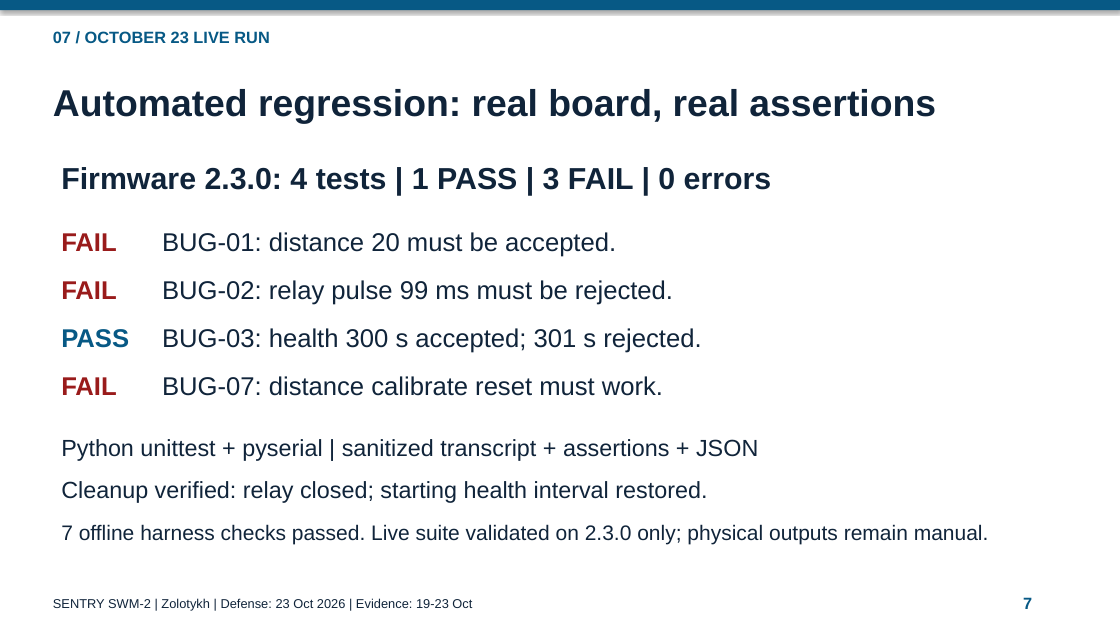
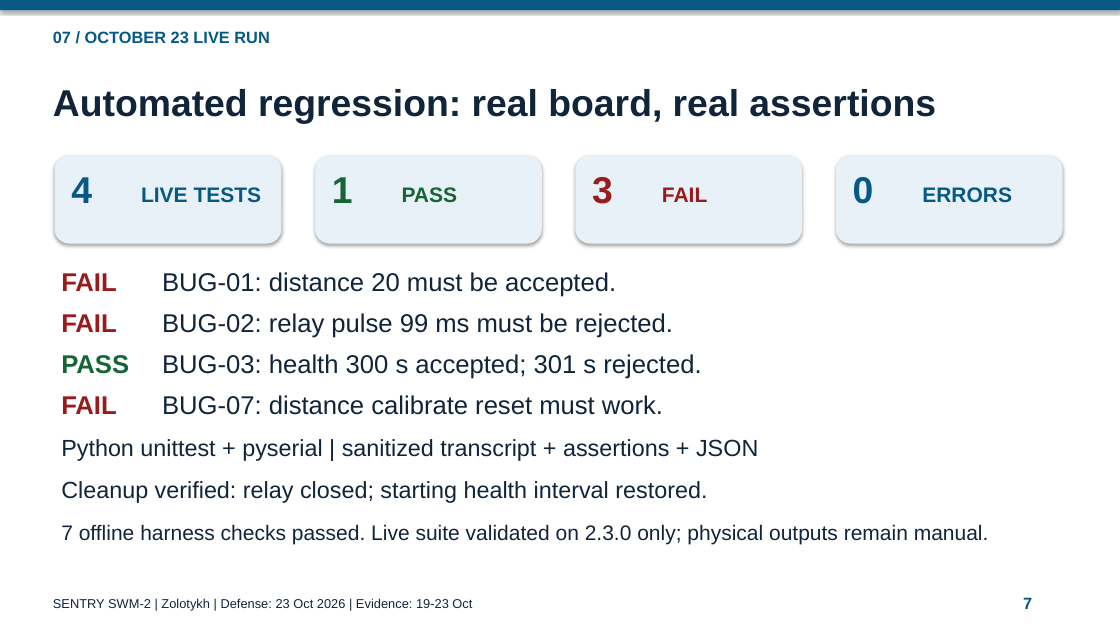
Before and after one commit to Ashtray555/Sentry_SWM_FINAL_Zolotykh, a slide deck: slide 7 of SENTRY_SWM2_Defense.pptx. Drawn at 1120x630 pixels with LibreOffice and Linux fonts; fonts in the diff are those of the drawing. Boxes give left, top, right and bottom in pixels: in the first picture for what was removed or moved away, otherwise in the second. Text is boxed around its words. In the diff, an @@ line names an element or a change of style, - is before the commit and + after.

```diff
--- a/SENTRY_SWM2_Defense.pptx
+++ b/SENTRY_SWM2_Defense.pptx
@@ rounded rectangle added at (55, 155, 281, 244), fill #E8F1F7 @@
@@ text removed at (61, 167, 772, 190) @@
-Firmware 2.3.0: 4 tests | 1 PASS | 3 FAIL | 0 errors
@@ text added at (71, 177, 92, 203), 32 pt, text #075985, bold @@
+4
@@ rounded rectangle added at (315, 155, 542, 244), fill #E8F1F7 @@
@@ text added at (332, 177, 353, 203), 32 pt, text #166534, bold @@
+1
@@ text "PASS": place and size @@
-text "PASS" at (61, 329, 129, 348)
+text "PASS" at (402, 187, 458, 202)
@@ text "PASS" at (402, 187, 458, 202): size 22 to 18 pt, text colour #075985 to #166534 @@
@@ rounded rectangle added at (576, 155, 802, 244), fill #E8F1F7 @@
@@ text added at (592, 177, 613, 204), 32 pt, text #991B1B, bold @@
+3
@@ rounded rectangle added at (836, 155, 1063, 244), fill #E8F1F7 @@
@@ text added at (853, 177, 874, 204), 32 pt, text #075985, bold @@
+0
@@ text added at (141, 187, 262, 203), 18 pt, text #075985, bold @@
+LIVE TESTS
@@ text added at (662, 187, 707, 202), 18 pt, text #991B1B, bold @@
+FAIL
@@ text added at (922, 187, 1012, 203), 18 pt, text #075985, bold @@
+ERRORS
@@ text "FAIL": place and size @@
-text "FAIL" at (61, 281, 116, 299)
+text "FAIL" at (61, 273, 116, 291)
@@ text "BUG-01: distance 20 must be ...": place and size @@
-text "BUG-01: distance 20 must be ..." at (162, 232, 616, 257)
+text "BUG-01: distance 20 must be ..." at (162, 272, 616, 297)
@@ text "FAIL": place and size @@
-text "FAIL" at (61, 233, 116, 251)
+text "FAIL" at (61, 314, 116, 332)
@@ text "BUG-02: relay pulse 99 ms ...": place and size @@
-text "BUG-02: relay pulse 99 ms ..." at (162, 280, 673, 305)
+text "BUG-02: relay pulse 99 ms ..." at (162, 313, 673, 338)
@@ text added at (61, 355, 129, 374), 22 pt, text #166534, bold @@
+PASS
@@ text "BUG-03: health 300 s accepted; ...": place and size @@
-text "BUG-03: health 300 s accepted; ..." at (162, 328, 701, 353)
+text "BUG-03: health 300 s accepted; ..." at (162, 354, 701, 379)
@@ text "FAIL": place and size @@
-text "FAIL" at (61, 377, 116, 395)
+text "FAIL" at (61, 396, 116, 414)
@@ text "BUG-07: distance calibrate reset must ...": place and size @@
-text "BUG-07: distance calibrate reset must ..." at (162, 376, 663, 396)
+text "BUG-07: distance calibrate reset must ..." at (162, 395, 663, 415)
```
Also in this commit, not shown: 3 other slides changed, 2 other files.
